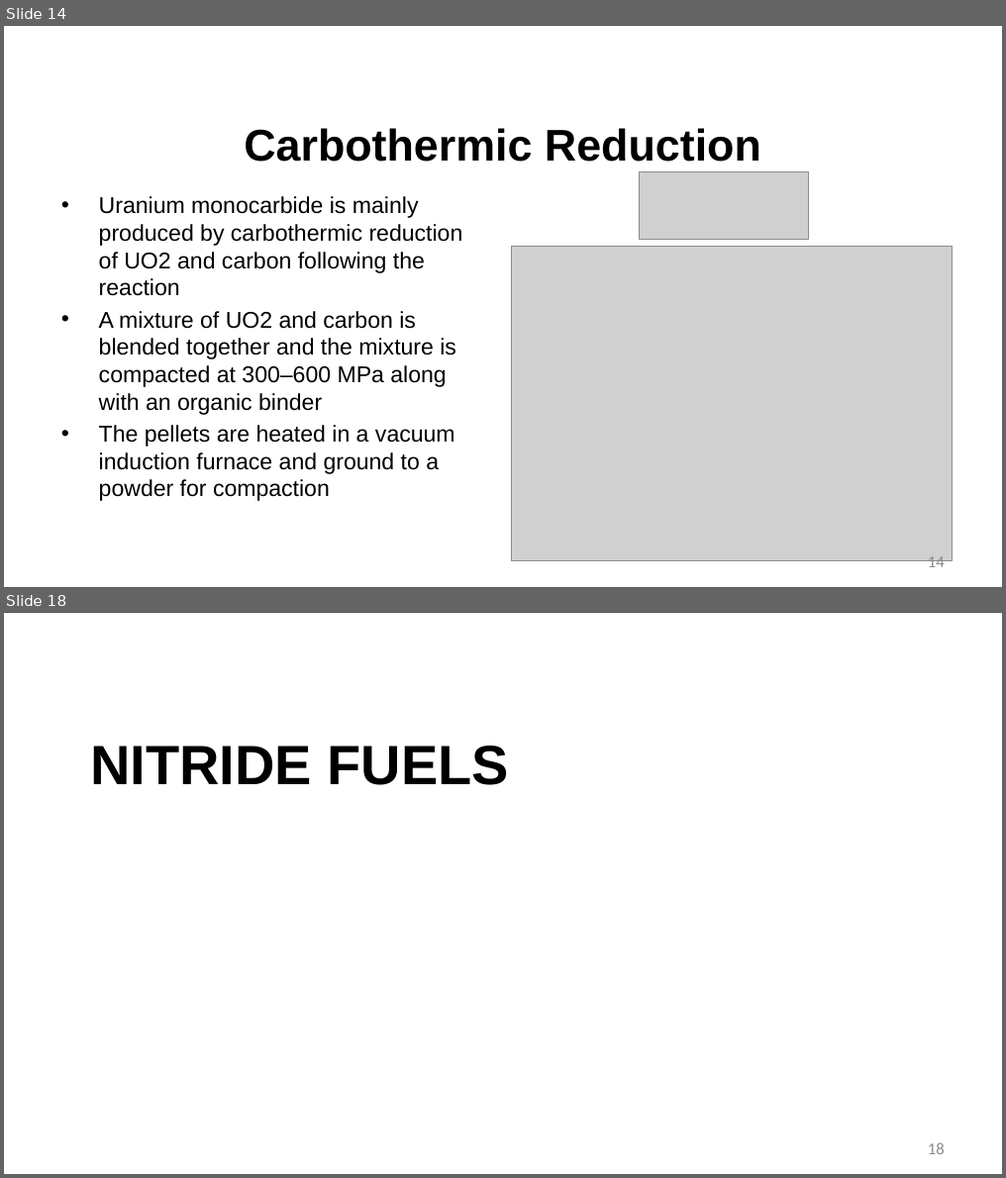
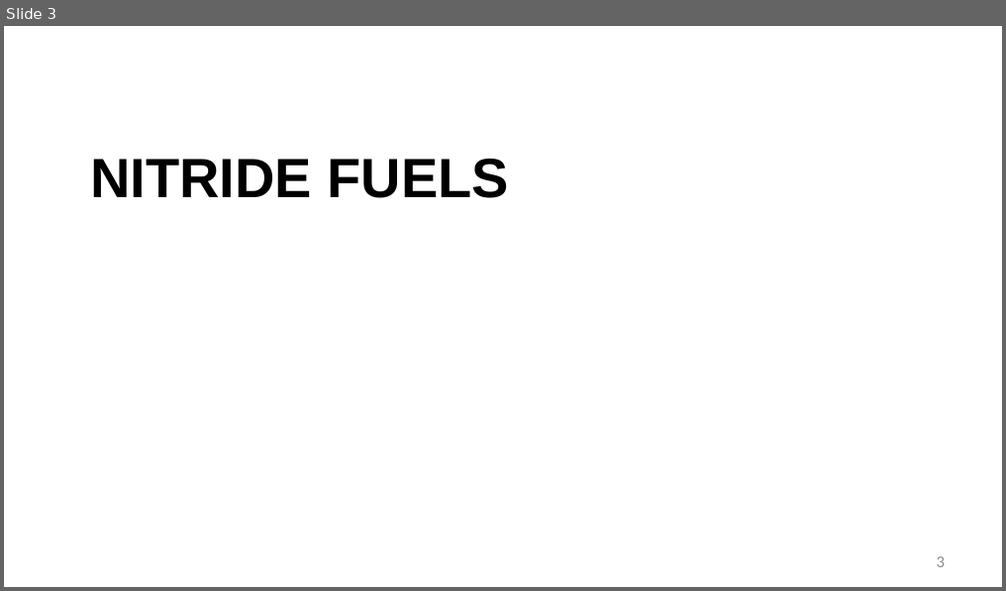
Before and after one commit to benbeeler/TEACHING, a slide deck: Advanced Reactor Materials/Fall2025/Lec16_carbide_nitride.pptx. Shown one above the other, each under a label of ours: slides 14 and 18 before the commit, slide 3 after it; the slides between them are not shown. The pictures are 1006x1178 and 1006x591 pixels, drawn with LibreOffice and Linux fonts; fonts in the diff are those of the drawing; grey boxes stand for pictures; background and template pictures are left out. Boxes give left, top, right and bottom in pixels: in the first picture for what was removed or moved away, otherwise in the second. Text is boxed around its words. In the diff, an @@ line names an element or a change of style, - is before the commit and + after.

```diff
--- a/Advanced Reactor Materials/Fall2025/Lec16_carbide_nitride.pptx
+++ b/Advanced Reactor Materials/Fall2025/Lec16_carbide_nitride.pptx
@@ slide 14 removed at (4, 26, 1002, 587), background #FFFFFF @@
@@ title removed at (244, 128, 761, 162) @@
-Carbothermic Reduction
@@ picture removed at (639, 173, 809, 240) @@
@@ text removed at (99, 196, 463, 501) @@
-• Uranium monocarbide is mainly produced by carbothermic reduction of UO2 and carbon following the reaction
-• A mixture of UO2 and carbon is blended together and the mixture is compacted at 300–600 MPa along with an organic binder
-• The pellets are heated in a vacuum induction furnace and ground to a powder for compaction
@@ picture removed at (512, 247, 952, 562) @@
@@ page number removed at (928, 557, 944, 571) @@
-14
@@ what was slide 18 is now slide 3 @@
@@ page number at (937, 557, 944, 568): text changed @@
-18
+3
```
Also in this commit, not shown: 17 slides changed, 14 other slides removed, 5 other files.
